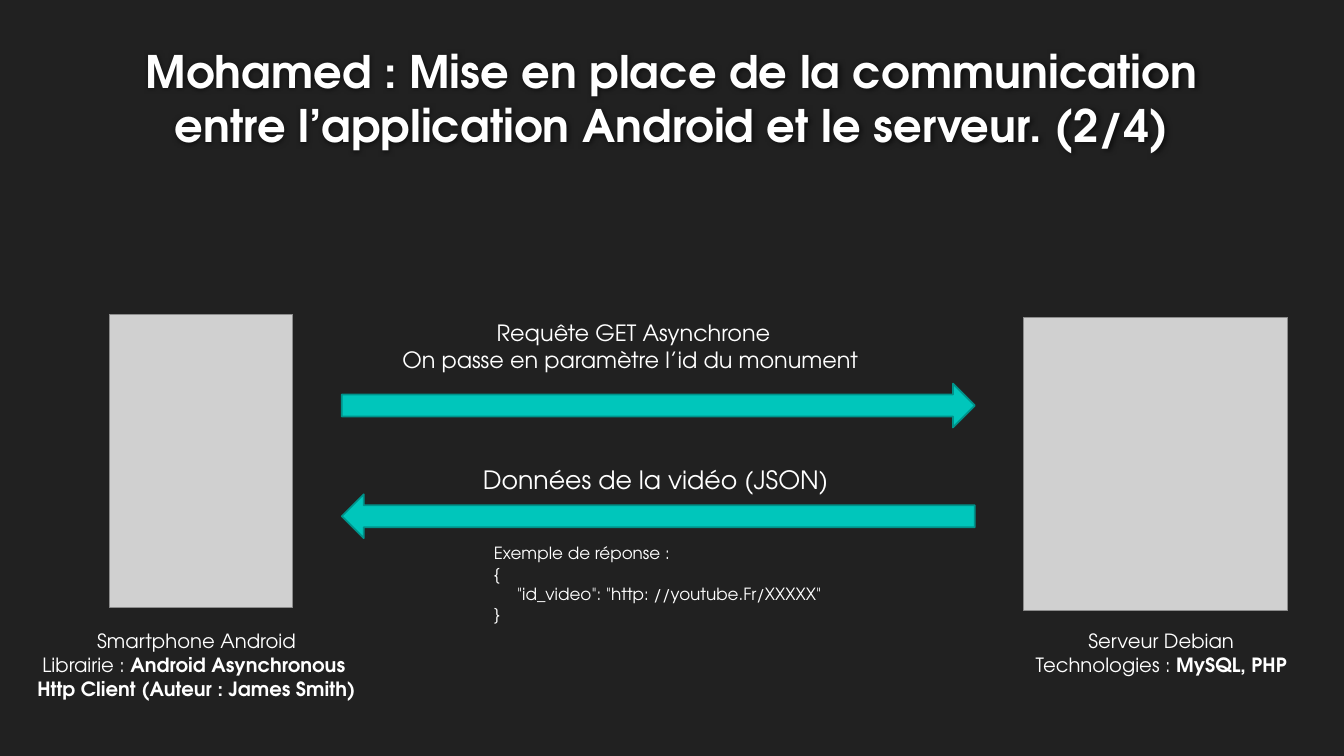
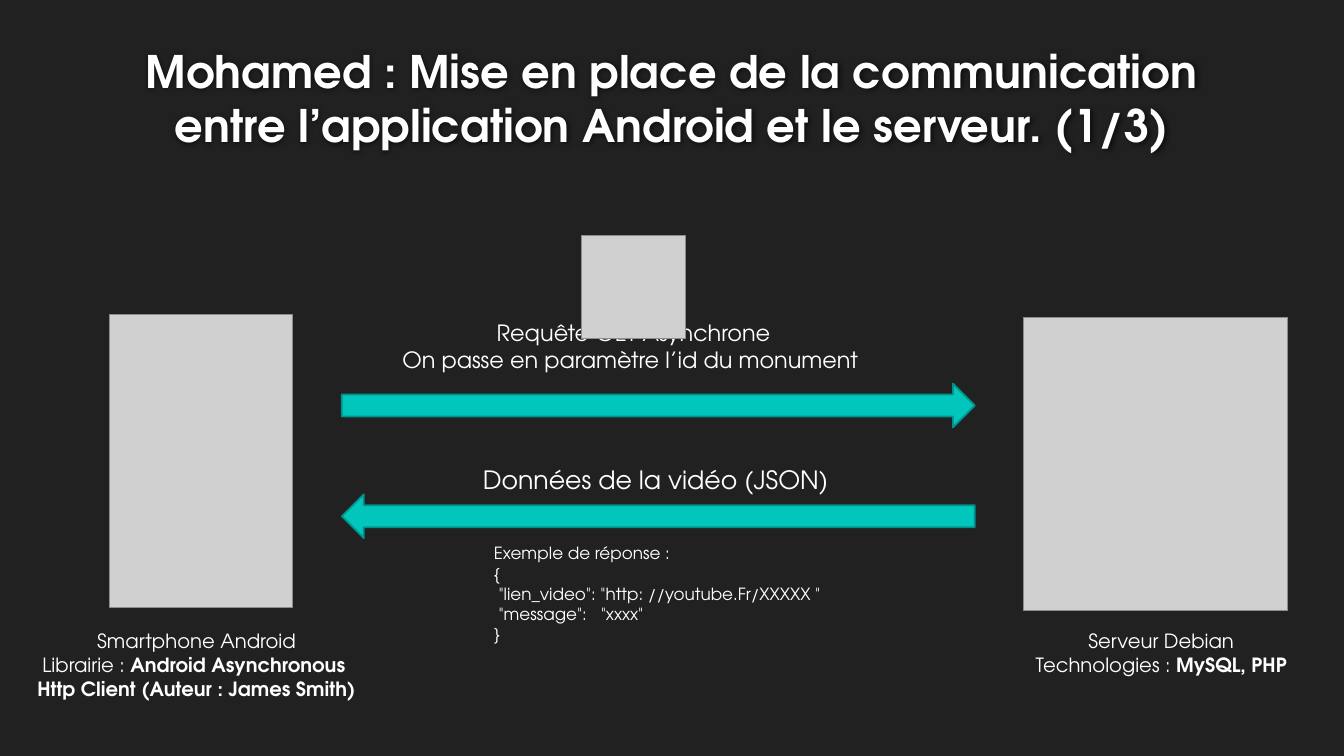
Before and after one commit to rlembo06/VR_tourism, a slide deck: slide 14 of annexes/slides-VR_Tourism.pptx (slide 15 before the commit). Drawn at 1344x756 pixels with LibreOffice and Linux fonts; fonts in the diff are those of the drawing; grey boxes stand for pictures; background and template pictures are left out. Boxes give left, top, right and bottom in pixels: in the first picture for what was removed or moved away, otherwise in the second. Text is boxed around its words. In the diff, an @@ line names an element or a change of style, - is before the commit and + after.

```diff
--- a/annexes/slides-VR_Tourism.pptx
+++ b/annexes/slides-VR_Tourism.pptx
@@ title at box(146, 53, 1197, 153): text changed @@
-  Mohamed : Mise en place de la communication entre l’application Android et le serveur. (2/4)
+  Mohamed : Mise en place de la communication entre l’application Android et le serveur. (1/3)
@@ picture added at box(582, 235, 686, 339) @@
@@ text at box(499, 587, 811, 624): text changed @@
-"id_video": "http: //youtube.Fr/XXXXX"
+"lien_video": "http: //youtube.Fr/XXXXX "
+"message": "xxxx"
```
Also in this commit, not shown: 2 other slides changed, 1 slide removed, 3 other files.
